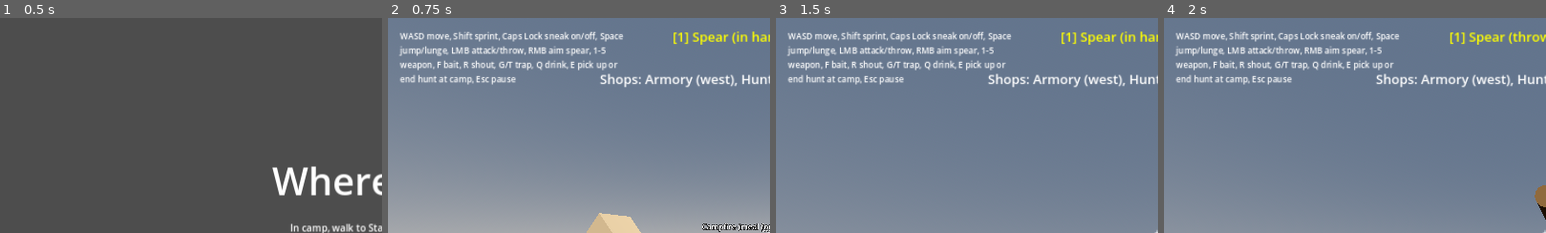
Above: before the commit, frames 1-4 (left to right).
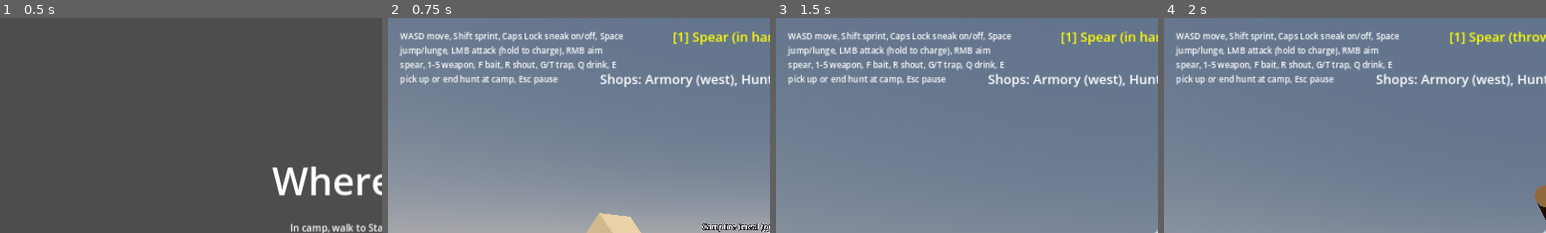
Above: after the commit, the same moments.

Repository: bageus/where-boar
Game: Godot game, scene res://game/bootstrap/app/main.tscn
The game is run twice, just before and just after one commit, with the same random seed, the same clock (stepped at 60 frames per second) and the same inputs.
Inputs (mouse positions are % of the whole screen's width and height, from its top left):
- Up to frame 1 (0.5 s): no input
- Up to frame 2 (0.75 s): click "Play" at 0.5 s
- Up to frame 3 (1.5 s): tap E (interact) at 1.25 s; move the mouse to (55, 50) at 1.27 s; hold W (move_forward) from 1.28 s (still down); hold Right mouse button (aim) from 1.28 s (still down)
- Up to frame 4 (2 s): keep holding W (move_forward); keep holding Right mouse button (aim); tap Space (jump) at 1.52, 1.82 s; click (55, 50) at 1.55 s
The pictures show only the part of the screen within x 0-50%, y 0-50%; the shares and areas given below are measured in that part.

Frame 1 is identical in both runs. In frame 2, 2.5% of the frame differs, in the area x 3-61%, y 12-32%; in frame 3, 2.5%; in frame 4, 2.5%.

Commit message:
Charged attacks: hold LMB to power up club, net, sling and bow
A full charge doubles club and bow damage and sends nets and sling stones
1.6x faster. The club reaches 1.8 m instead of the spear's 2.5 m.

Co-Authored-By: Claude Opus 5.5 <noreply@anthropic.com>
Claude-Session: https://claude.ai/code/session_01XSFBnjFKXLtHPaufcuGWLw

Diff:
--- a/game/features/hunter/public/hunter.gd
+++ b/game/features/hunter/public/hunter.gd
@@ -36,6 +36,13 @@
 const STAB_DAMAGE := 1
 const CLUB_DAMAGE := 2
 const CLUB_KNOCK := 6.0
+## The club hits harder than the spear but reaches less far (owner, 2026-10-27).
+const CLUB_REACH := 1.8
+## Holding LMB charges these weapons (owner, 2026-10-27); a full charge doubles club and bow damage
+## and sends nets and sling stones CHARGED_RANGE_SCALE times faster (so further).
+const CHARGED_WEAPONS := [Loadout.Weapon.NET, Loadout.Weapon.CLUB, Loadout.Weapon.SLING, Loadout.Weapon.BOW]
+const CHARGED_DAMAGE_SCALE := 2.0
+const CHARGED_RANGE_SCALE := 1.6
 const SLING_SPEED := 24.0
 const ARROW_SPEED := 32.0
 const PICKUP_RADIUS := 2.5
@@ -77,8 +84,9 @@
 ## River segments the hunter is standing in; rivers call wade().
 var _wading := 0
 var _base_fov := 80.0
-## Spear throw power 0..1, charged while aiming.
+## Attack power 0..1: charged while aiming the spear (RMB) or holding LMB with a charged weapon.
 var _aim_power := 0.0
+var _holding_attack := false
 ## From the settings screen (section 16).
 var mouse_sensitivity := 0.002
 ## Off reduces camera motion (knockback roll) for players who get motion sick.
@@ -122,8 +130,14 @@
 		_camera.rotation.x = clampf(_camera.rotation.x - event.relative.y * mouse_sensitivity, -1.5, 1.5)
 	elif event.is_action_pressed("attack"):
 		if Input.mouse_mode == Input.MOUSE_MODE_CAPTURED:
-			_attack()
+			if weapon in CHARGED_WEAPONS and ride.allows(weapon, false):
+				_holding_attack = true
+			else:
+				_attack()
 		Input.mouse_mode = Input.MOUSE_MODE_CAPTURED
+	elif event.is_action_released("attack") and _holding_attack:
+		_holding_attack = false
+		_attack()
 	elif event.is_action_pressed("interact"):
 		_pick_up()
 		$Rider.toggle()
@@ -245,9 +259,11 @@
 	var speed := ride.speed(CROUCH_SPEED if crouching else (SPRINT_SPEED if sprinting else WALK_SPEED))
 	if _wading > 0:
 		speed *= WADE_SPEED_SCALE
-	var aiming := weapon == Weapon.SPEAR and loadout.spear_in_hand and Input.is_action_pressed("aim")
+	var aiming := (weapon == Weapon.SPEAR and loadout.spear_in_hand and Input.is_action_pressed("aim")) \
+			or (_holding_attack and weapon in CHARGED_WEAPONS)
 	_aim_power = minf(1.0, _aim_power + delta / AIM_CHARGE_SECONDS) if aiming else 0.0
-	_camera.fov = lerpf(_camera.fov, _base_fov * (AIM_ZOOM if aiming else 1.0), minf(1.0, 12.0 * delta))
+	var zoom := aiming and weapon != Weapon.CLUB
+	_camera.fov = lerpf(_camera.fov, _base_fov * (AIM_ZOOM if zoom else 1.0), minf(1.0, 12.0 * delta))
 	_hud.show_throw_power(aiming, _aim_power)
 	var armed: bool = {Weapon.SPEAR: loadout.spear_in_hand, Weapon.NET: loadout.nets > 0,
 			Weapon.SLING: loadout.stones > 0, Weapon.BOW: loadout.arrows > 0}.get(weapon, true)
@@ -277,16 +293,18 @@
 		velocity.y = JUMP_SPEED
 
 
-## LMB stabs with the spear, RMB+LMB throws it; with the net selected LMB throws a net (M003, M004).
+## LMB stabs with the spear, RMB+LMB throws it; club, net, sling and bow fire on LMB release,
+## stronger the longer LMB was held (M003, M004).
 func _attack() -> void:
+	var power := _aim_power
+	_aim_power = 0.0
 	if not ride.allows(weapon, Input.is_action_pressed("aim")):
 		return
 	match weapon:
 		Weapon.SPEAR:
 			if Input.is_action_pressed("aim"):
 				if loadout.throw_spear():
-					_throw(SpearScene, THROW_SPEED * lerpf(WEAK_THROW_SCALE, STRONG_THROW_SCALE, _aim_power))
-					_aim_power = 0.0
+					_throw(SpearScene, THROW_SPEED * lerpf(WEAK_THROW_SCALE, STRONG_THROW_SCALE, power))
 			elif loadout.spear_in_hand:
 				$Camera/Hands.strike()
 				if _hits_boar(_reach.get_collider()):
@@ -294,21 +312,24 @@
 		Weapon.NET:
 			if loadout.throw_net():
 				$Camera/Hands.strike()
-				_throw(NetScene)
+				_throw(NetScene, THROW_SPEED * lerpf(1.0, CHARGED_RANGE_SCALE, power))
 		Weapon.CLUB:
 			$Camera/Hands.strike()
 			var target := _reach.get_collider()
-			if _hits_boar(target):
-				target.spear_hit(CLUB_DAMAGE)
-				target.knock(-_camera.global_basis.z * CLUB_KNOCK)
+			var in_reach := target != null and _reach.get_collision_point().distance_to(_camera.global_position) <= CLUB_REACH
+			if in_reach and _hits_boar(target):
+				var scale := lerpf(1.0, CHARGED_DAMAGE_SCALE, power)
+				target.spear_hit(roundi(CLUB_DAMAGE * scale))
+				target.knock(-_camera.global_basis.z * CLUB_KNOCK * scale)
 		Weapon.SLING:
 			if loadout.sling_stone():
 				$Camera/Hands.strike()
-				_throw(StoneScene, SLING_SPEED)
+				_throw(StoneScene, SLING_SPEED * lerpf(1.0, CHARGED_RANGE_SCALE, power))
 		Weapon.BOW:
 			if loadout.shoot_arrow():
 				$Camera/Hands.strike()
-				_throw(ArrowScene, ARROW_SPEED)
+				var arrow := _throw(ArrowScene, ARROW_SPEED)
+				arrow.damage = roundi(arrow.damage * lerpf(1.0, CHARGED_DAMAGE_SCALE, power))
 
 
 ## A boar or its larger hitbox; wild birds and the hunter's mount do not take spear hits.
@@ -317,7 +338,7 @@
 
 
 ## Launches an item from the eye; kept ones (spear, net, arrow) can be picked up again.
-func _throw(scene: PackedScene, speed: float = THROW_SPEED, keep: bool = true) -> void:
+func _throw(scene: PackedScene, speed: float = THROW_SPEED, keep: bool = true) -> RigidBody3D:
 	var item: RigidBody3D = scene.instantiate()
 	item.top_level = true
 	add_child(item)
@@ -326,6 +347,7 @@
 	item.add_collision_exception_with(self)
 	if keep:
 		_thrown.append(item)
+	return item
 
 
 func _pick_up() -> void:
--- a/game/features/hunter/public/hunter.tscn
+++ b/game/features/hunter/public/hunter.tscn
@@ -128,7 +128,7 @@
 offset_bottom = 120.0
 theme_override_font_sizes/font_size = 14
 autowrap_mode = 3
-text = "WASD move, Shift sprint, Caps Lock sneak on/off, Space jump/lunge, LMB attack/throw, RMB aim spear, 1-5 weapon, F bait, R shout, G/T trap, Q drink, E pick up or end hunt at camp, Esc pause"
+text = "WASD move, Shift sprint, Caps Lock sneak on/off, Space jump/lunge, LMB attack (hold to charge), RMB aim spear, 1-5 weapon, F bait, R shout, G/T trap, Q drink, E pick up or end hunt at camp, Esc pause"
 
 [node name="Voice" type="AudioStreamPlayer" parent="."]
 volume_db = -4.0
Not shown, changed: GAME_SPEC.md
